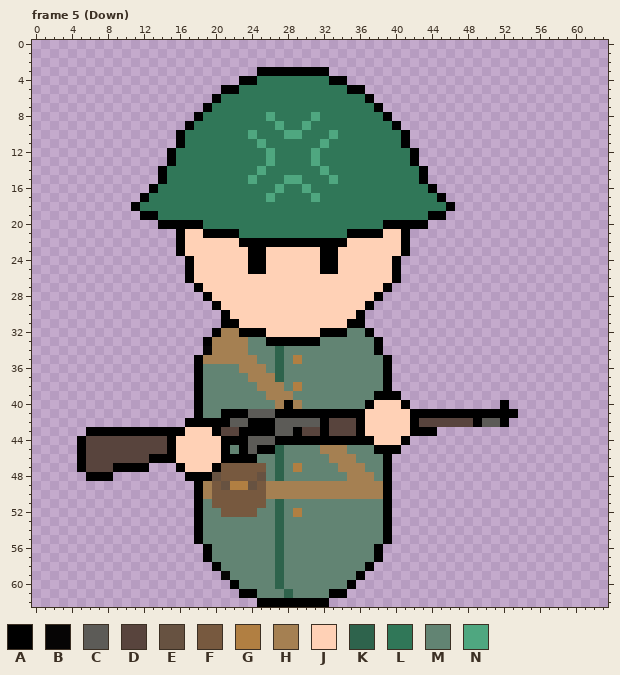
Pixel-art file, stored at Assets/Sprites/Units/Oro_Infantry.ase. That is the earlier state.
64x63 pixels, 28 frames. Colours within 5 levels of each other are drawn and written as one. Shown: frame 5 (Down). The commit also changed other frames, which this record leaves out.
Palette (. is transparent): A #000000  B #060505  C #5c5b57  D #58443d  E #675241  F #77593f  G #b17f42  H #a58052  J #ffd1b6  K #2e634c  L #307758  M #628473  N #4fa780
Pixels before, frame 5 (Down) (only the part around the change), first column x 1:
 0 ............................................................
 1 ............................................................
 2 ............................................................
 3 ........................AAAAAAAA............................
 4 ......................AALLLLLLLLAA..........................
 5 ....................AALLLLLLLLLLLLAA........................
 6 ...................ALLLLLLLLLLLLLLLLA.......................
 7 ..................ALLLLLLLLLLLLLLLLLLA......................
 8 .................ALLLLLLLNLLLLNLLLLLLLA.....................
 9 ................ALLLLLLLLLNLLNLLLLLLLLLA....................
10 ...............ALLLLLLLNLLLNNLLLNLLLLLLLA...................
11 ...............ALLLLLLLLNLLLLLLNLLLLLLLLA...................
12 ..............ALLLLLLLLLLNLLLLNLLLLLLLLLLA..................
13 ..............ALLLLLLLLLLNLLLLNLLLLLLLLLLA..................
14 .............ALLLLLLLLLLNLLLLLLNLLLLLLLLLLA.................
15 .............ALLLLLLLLLNLLLNNLLLNLLLLLLLLLA.................
16 ............ALLLLLLLLLLLLLNLLNLLLLLLLLLLLLLA................
17 ...........ALLLLLLLLLLLLLNLLLLNLLLLLLLLLLLLLA...............
18 ..........ALLLLLLLLLLLLLLLLLLLLLLLLLLLLLLLLLLA..............
19 ...........AALLLLLLLLLLLLLLLLLLLLLLLLLLLLLLAA...............
20 .............AAAAALLLLLLLLLLLLLLLLLLLLAAAAA.................
21 ...............AJJAAAALLLLLLLLLLLLAAAAJJA...................
22 ...............AJJJJJJAAAAAAAAAAAAJJJJJJA...................
23 ...............AJJJJJJJAAJJJJJJAAJJJJJJJA...................
24 ................AJJJJJJAAJJJJJJAAJJJJJJA....................
25 ................AJJJJJJAAJJJJJJAAJJJJJJA....................
26 ................AJJJJJJJJJJJJJJJJJJJJJJA....................
27 .................AJJJJJJJJJJJJJJJJJJJJA.....................
28 ..................AJJJJJJJJJJJJJJJJJJA......................
29 ...................AJJJJJJJJJJJJJJJJA.......................
30 ....................AJJJJJJJJJJJJJJA........................
31 ....................AAJJJJJJJJJJJJAA........................
32 ...................AHHAAAJJJJJJAAAMMA.......................
33 ..................AHHHHMMAAAAAAMMMMMMA......................
34 ..................BHHHHMMMKMMMMMMMMMMA......................
35 .................AHHHHHHMMKMGMMMMMMMMMA.....................
36 .................AMMMMHHHMKMMMMMMMMMMMA.....................
37 .................AMMMMMHHHKMMMMMMMMMMMA.....................
38 .................AMMMMMMHHHMGMMMMMMMMMA.....................
39 .................AMMMMMMMHHHMMMMMMMMMAAA....................
40 .................AMMMMMMMMHAHMMMMMMMAJJJA..........A........
41 .................AMMAAACCCAAAAAAAAAAJJJJJAAAAAAAAAAAA.......
42 ................AAAAACCAAACCCCCADDDAJJJJJADDDDDDACCA........
43 .....AAAAAAAAAAAJJJADDAAAACCADDADDDAJJJJJAAA................
44 ....ADDDDDDDDDAJJJJJAAACCCAAAAAAAAAAAJJJA...................
45 ....ADDDDDDDDDAJJJJJAMACAAKMMMMHHHMMMAAA....................
46 ....ADDDDDDDAAAJJJJJAAAAMMKMMMMMHHHMMMA.....................
47 ....ADDDAAAA...AJJJAFFFFFMKMGMMMMHHHMMA.....................
48 .....AAA........AAAEFFFFEMKMMMMMMMHHHMA.....................
49 .................AHFEGGEFHHHHHHHHHHHHHA.....................
50 .................AHFFFFFFHHHHHHHHHHHHHA.....................
51 .................AMFFFFFFMKMMMMMMMMMMMA.....................
52 .................AMMFFFFMMKMGMMMMMMMMMA.....................
53 .................AMMMMMMMMKMMMMMMMMMMMA.....................
54 .................AMMMMMMMMKMMMMMMMMMMMA.....................
55 .................AMMMMMMMMKMMMMMMMMMMMA.....................
56 ..................AMMMMMMMKMMMMMMMMMMA......................
57 ..................AMMMMMMMKMMMMMMMMMMA......................
58 ...................AMMMMMMKMMMMMMMMMA.......................
59 ....................BMMMMMKMMMMMMMMA........................
60 .....................AMMMMKMMMMMMMA.........................
61 ......................AAMMMKMMMMAA..........................
Once edited:
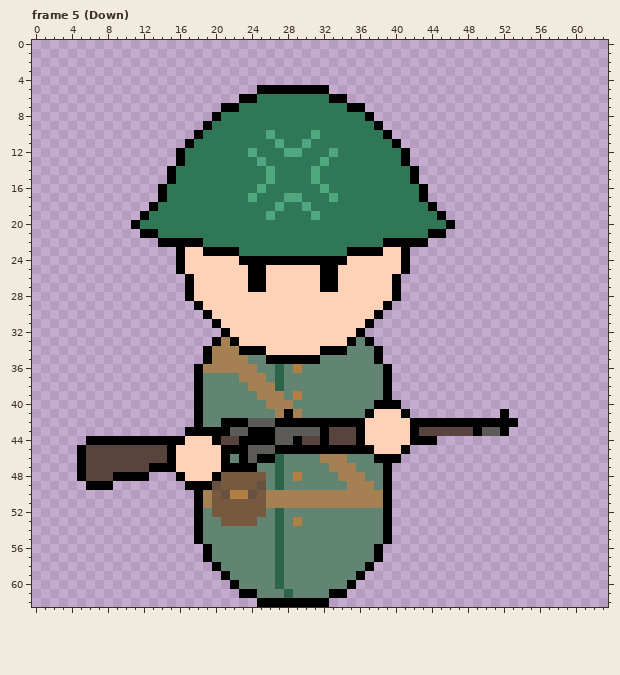
Difference:
Changed rows in their new state; - is an unchanged pixel.
Frame 5 (Down):
first column x 5:
 3 --------------------........---------------------
 4 ------------------............-------------------
 5 ----------------....AAAAAAAA....-----------------
 6 ---------------...AA--------AA...----------------
 7 --------------..AA------------AA..---------------
 8 -------------..A-----L----L-----A..--------------
 9 ------------..A-------L--L-------A..-------------
10 -----------..A-----L-N-LL-N-L-----A..------------
11 -----------.A-------L-N--N-L-------A.------------
12 ----------.A-------N-L-NN-L-N-------A.-----------
13 ----------.A--------NL----LN--------A.-----------
14 ---------.A---------LN----NL---------A.----------
15 ---------.A--------L-N-LL-N-L--------A.----------
16 --------.A----------N-L--L-N----------A.---------
17 -------..A---------N-L-NN-L-N---------A..--------
18 ------..A-------------N--N-------------A..-------
19 --------L------------N----N------------L---------
20 ------ALLLLLLL--------------------LLLLLLLA-------
21 -------AALLLLLLLLL------------LLLLLLLLLAA--------
22 ---------AA-AALLLLLLLLLLLLLLLLLLLLAA-AA----------
23 --------------AAAALLLLLLLLLLLLAAAA---------------
24 -----------AJ-----A--AAAAAA--A-----JA------------
25 -----------AJ----------------------JA------------
26 -------------------AA------AA--------------------
27 ------------AJ-----AA------AA-----JA-------------
28 ------------AJJ------------------JJA-------------
29 -------------AJJ----------------JJA--------------
30 --------------AJJ--------------JJA---------------
31 ---------------AJJ------------JJA----------------
32 ---------------.AJJJJ------JJJJA.----------------
33 --------------.A-AJJJJJJJJJJJJA-A.---------------
34 --------------A---AAAJJJJJJAAA-------------------
35 -------------.B----M-AAAAAA------A.--------------
36 --------------HHHH--M---G------------------------
37 ------------------H--M---------------------------
38 -------------------H--K-M------------------------
39 --------------------H--MG--------M-.-------------
40 ---------------------H-HM-------MAAA.----------.-
41 ----------------MMMMMMH-HMMMMMMMA---A..........-.
42 ------------.-MM-AACCCAAAAA-AAA-------AAAAAA-AA-A
43 -...........AAA-ACC-----CCC-----------DDDDDDACCA-
44 .AAAAAAAAA-A---ADD-AAACC-DD-DDD-J---JAAA---------
45 -----------------A--CCAAAAAAAAAAAJJJA------------
46 --------DD-------M-CAA-----H--M--A-A-------------
47 ----DDDDAAAJ---JAAAAM---M---H--M-----------------
48 ADDDAAAA---AJJJA----F---G----H--M----------------
49 -AAA--------A-AEFFFFEMKMMMMMMM---M---------------
50 ----------------EGGE-----------------------------
51 --------------H------HHHHHHHHHHHHH---------------
52 ---------------F----F---M------------------------
53 ----------------FFFF----G------------------------
Pixel boxes of the changes (left, top, right, bottom) in both pictures:
changed: (77, 67, 518, 526)
